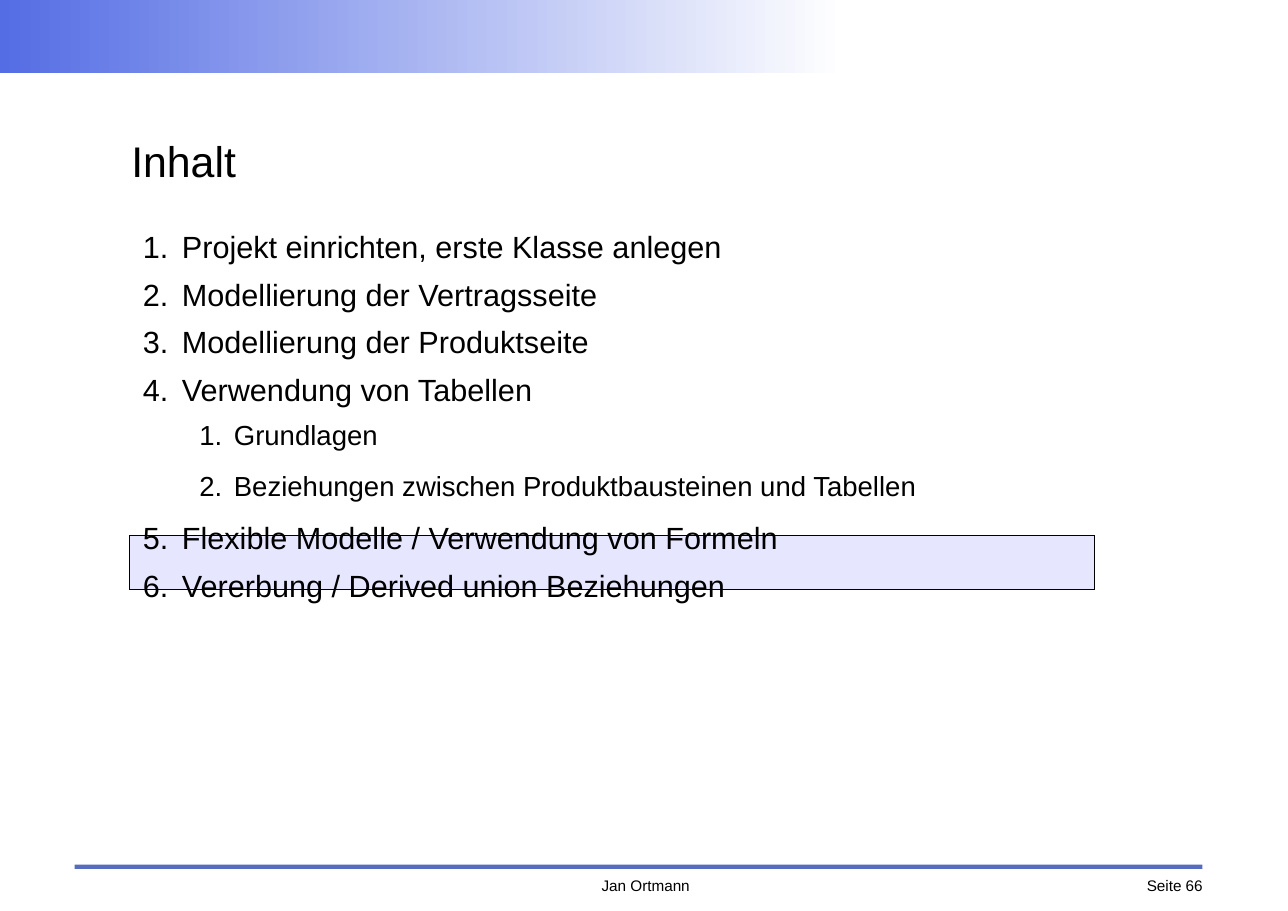
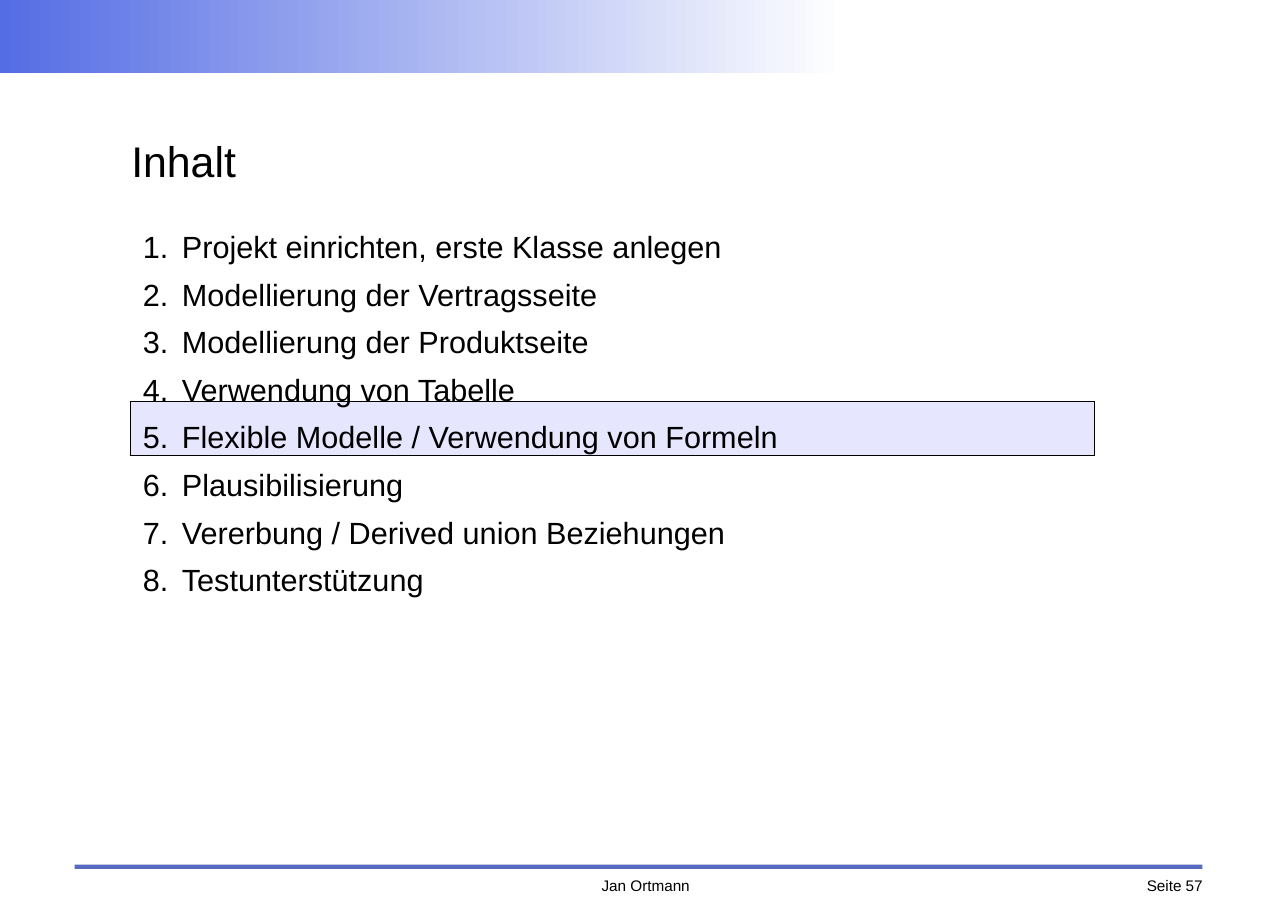
Before and after one commit to faktorips/faktorips.base, a slide deck: slide 57 of org.faktorips.doc/schulung/anwendungsentwicklung/FaktorIPS-Schulung.odp (slide 66 before the commit). Drawn at 1288x911 pixels with LibreOffice and Linux fonts; fonts in the diff are those of the drawing; background and template pictures are left out. Boxes give left, top, right and bottom in pixels: in the first picture for what was removed or moved away, otherwise in the second. Text is boxed around its words. In the diff, an @@ line names an element or a change of style, - is before the commit and + after.

```diff
--- a/org.faktorips.doc/schulung/anwendungsentwicklung/FaktorIPS-Schulung.odp
+++ b/org.faktorips.doc/schulung/anwendungsentwicklung/FaktorIPS-Schulung.odp
@@ text at (182,378,515,407): text changed; size 18 to 20 pt @@
-4. Verwendung von Tabellen
-  1. Grundlagen
-  2. Beziehungen zwischen Produktbausteinen und Tabellen
+4. Verwendung von Tabelle
@@ rectangle: place and size @@
-rectangle at (130,535,1095,589)
+rectangle at (130,401,1095,455)
@@ text at (182,473,403,502): paragraph added @@
+6. Plausibilisierung
@@ text at (182,570,424,597): paragraph added @@
+8. Testunterstützung
@@ page number at (1147,880,1203,891): text changed @@
-Seite 66
+Seite 57
```
Also in this commit, not shown: 13 other slides changed, 11 slides added, 1 slide removed, 11 other files.
